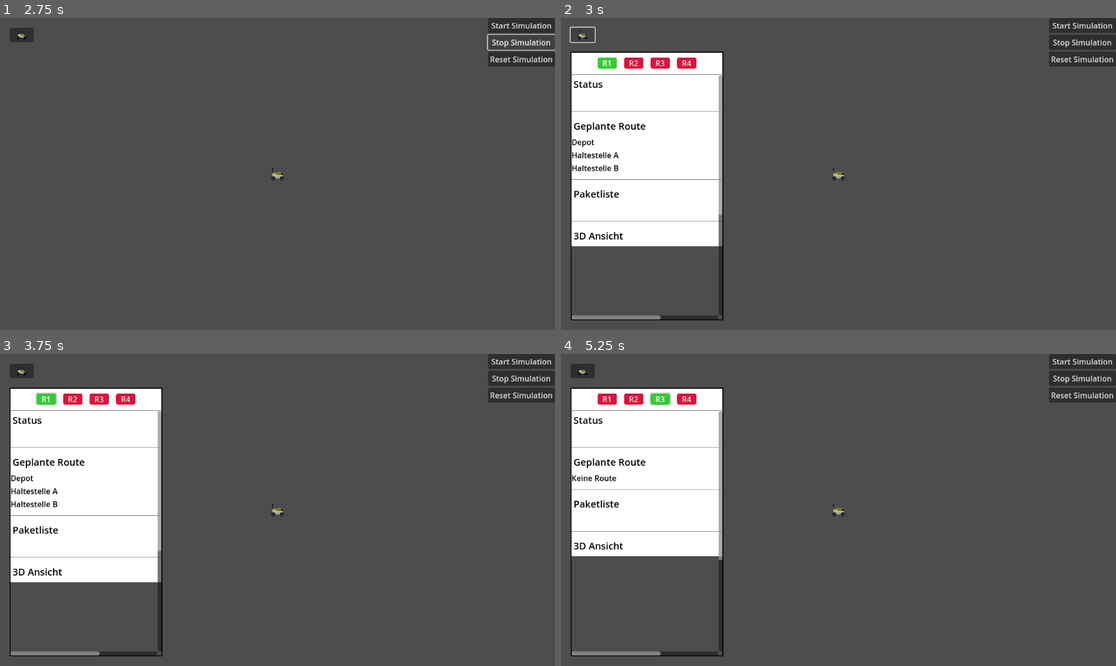
Above: before the commit, frames 1-4 (two rows, left to right).
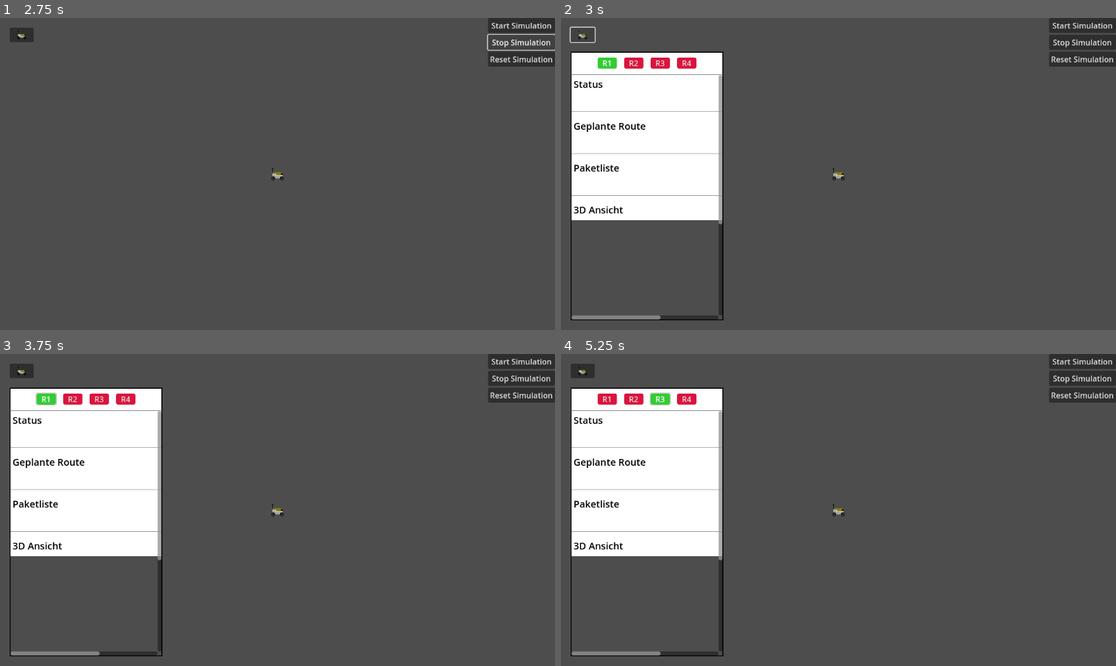
Above: after the commit, the same moments.

Repository: HaiZung/SE-Projekt
Game: Godot game, scene res://UI/UI.tscn
Same seed, same stepped clock (60 frames per second), same inputs: the game is played once before the commit and once after it.
Inputs (mouse positions are in pixels of both pictures, inside the frame that each line leads up to):
- Up to frame 1 (2.75 s): click "Start Simulation" at 0.5 s; click "Start Simulation" at 1.25 s; click "Stop Simulation" at 2 s
- Up to frame 2 (3 s): click (583, 33) at 2.75 s
- Up to frame 3 (3.75 s): click "R1" at 3.5 s
- Up to frame 4 (5.25 s): click "R2" at 4.25 s; click "R3" at 5 s

Frame 1 is identical in both runs. In frame 2, 3.0% of the frame differs, in the area x 1-30%, y 38-74%; in frame 3, 3.0%; in frame 4, less than 0.1%.

Commit message:
Add battery field to robotstates and backend logic

Diff:
--- a/UI/http_request.gd
+++ b/UI/http_request.gd
@@ -7,7 +7,7 @@
 @export var path_robot_states := "/robotstates"
 @export var path_stations := "/stations"
 @export var path_train_id := "/trainid"
-
+@export var path_robot_route := "/plannedroutes"
 
 func _ready():
 	#print(await request_api_health())
@@ -66,8 +66,24 @@
 func request_train_id() -> String:
 	return await request_http(path_train_id)
 
-
-
+func request_robot_route() -> String:
+	return await request_http(path_robot_route)
+
+
+func get_route_for_robot(robotID: int):
+	var data = JSON.parse_string(await request_robot_route())
+	if data == null:
+		push_error("Invalid JSON")
+		return [""]
+
+	for robot in data:
+		if robot.has("roboter_id") and robot["roboter_id"] == robotID:
+			if robot.has("note"):
+				return [robot["note"]]
+			else:
+				return ["Keine Route gefunden"]
+
+	return ["Robot Route not found"]
 
 
 func get_status_for_robot(robotID: int):
@@ -78,9 +94,9 @@
 
 	for robot in data:
 		if robot["roboter_id"] == robotID:
-			return [robot["status"]]
-
-	return ["Robot ID not fourd"]  # not found
+			return ["Status: %s" % robot["status"], "Batterie: %d%%" % robot["batterie"]]
+
+	return ["Robot ID not found"]
 
 
 
--- a/UI/ui.gd
+++ b/UI/ui.gd
@@ -28,35 +28,6 @@
 var selected_robot_id := 0
 var panel_open := true
 
-
-# Mock-Daten (später Backend)
-var robots := [
-	{
-		"name": "Roboter 1",
-		"status": ["Status: Fährt", "Batterie: 78%", "Mode: Auto"],
-		"route": ["Depot", "Haltestelle A", "Haltestelle B"],
-		"packages": ["Paket 123", "Paket 456"]
-	},
-	{
-		"name": "Roboter 2",
-		"status": ["Status: Belädt", "Batterie: 55%", "Mode: Auto"],
-		"route": ["Depot"],
-		"packages": ["Paket 789"]
-	},
-	{
-		"name": "Roboter 3",
-		"status": ["Status: Wartung", "Batterie: 100%", "Mode: Manual"],
-		"route": [],
-		"packages": []
-	},
-	{
-		"name": "Roboter 4",
-		"status": ["Status: Störung", "Batterie: 12%", "Mode: Auto"],
-		"route": ["Haltestelle C"],
-		"packages": ["Paket 999", "Paket 111"]
-	}
-]
-
 func _ready():
 	# Buttons verbinden
 	for i in range(header_buttons.size()):
@@ -83,24 +54,12 @@
 		else:
 			b.button_pressed=true
 
-	var r = robots[id]
-
 	# Status
-	#sec_status.set_lines(r["status"])
 	sec_status.set_lines(await api.get_status_for_robot(id +1))
 	# Route
-	if r["route"].is_empty():
-		sec_route.set_lines(["Keine Route"])
-	else:
-		sec_route.set_lines(r["route"])
-
+	sec_route.set_lines(await api.get_route_for_robot(id +1))
 	# Pakete
 	sec_packages.set_lines(await api.get_packages_for_robot(id +1))
-	#if r["packages"].is_empty():
-	#	sec_packages.set_lines(["Keine Pakete"])
-	#else:
-	#	sec_packages.set_lines(r["packages"])
-
 	# Kamera zum gewählten Roboter bewegen
 	var day_sim := map_root.get_node_or_null("DaySimulation")
 	if day_sim and day_sim.has_method("focus_camera_on_robot"):
Not shown, changed: karte/backend/app/db.py
Not shown, changed: karte/backend/app/main.py
